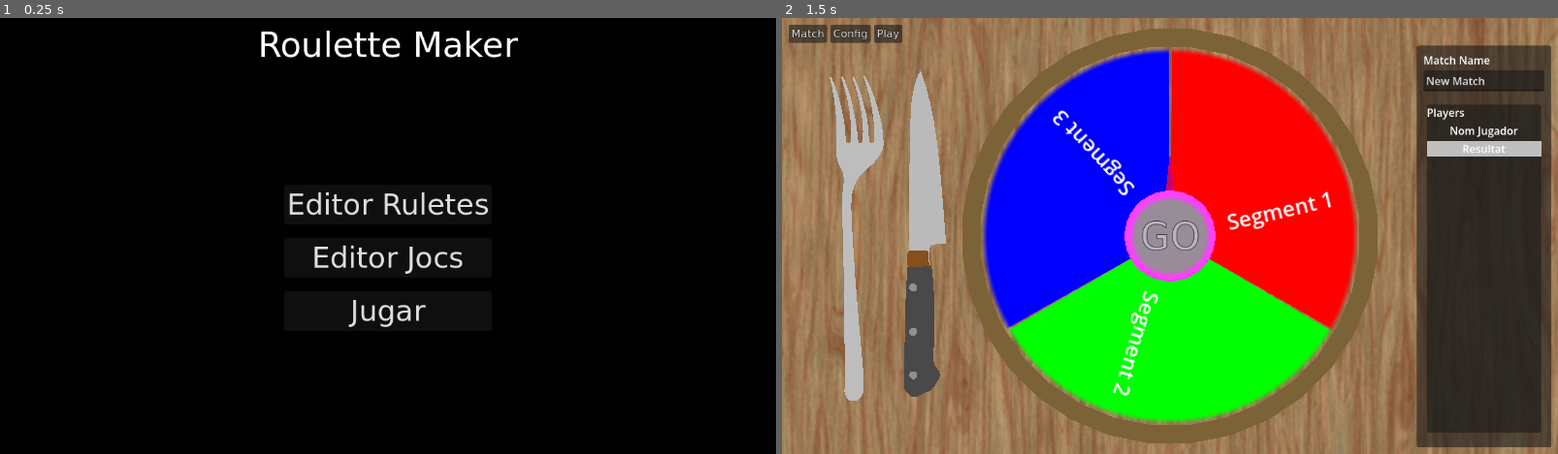
Above: before the commit, frames 1-2 (left to right).
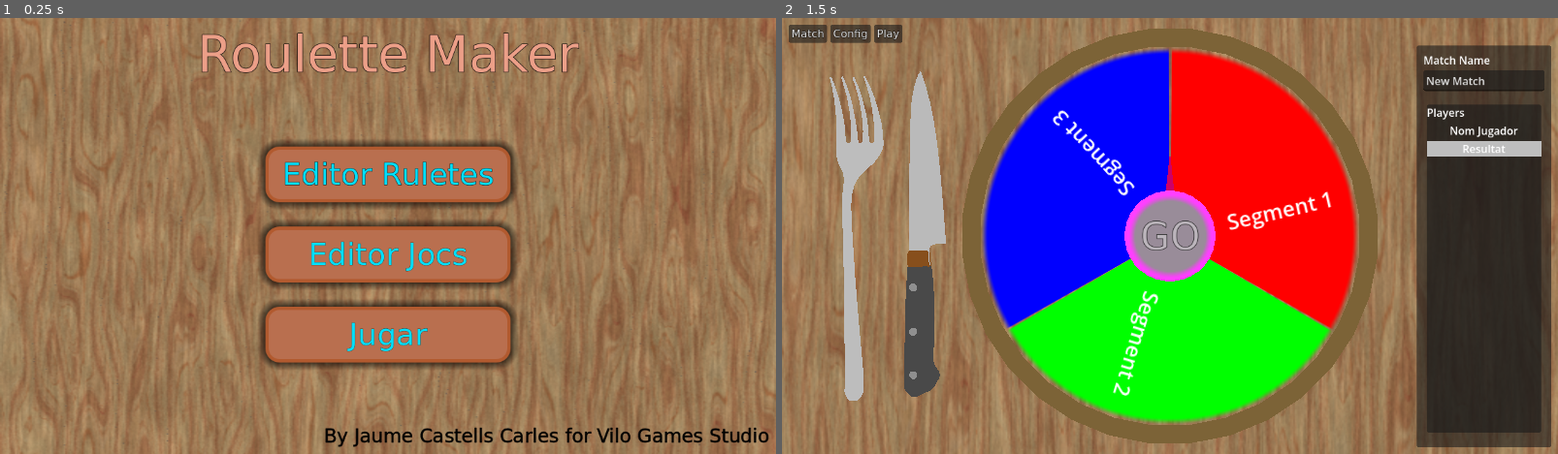
Above: after the commit, the same moments.

Repository: Zamme/vgs-custom-roulette
Game: Godot game, scene res://src/game_manager.tscn
Two runs of this game, one before a commit and one after it. Both use one fixed random seed, a clock stepped at 60 frames per second and the inputs below.
Inputs:
- Up to frame 1 (0.25 s): no input
- Up to frame 2 (1.5 s): click "Jugar" at 0.5 s; tap Enter at 1.25 s

The runs differ from the first frame. In frame 1, 100% of the frame differs, in the area x 0-100%, y 0-100%; in frame 2, nothing differs.

Commit message:
main menu visually improved

Diff:
--- /dev/null
+++ b/src/styles/black_style_box_flat.tres
@@ -0,0 +1,4 @@
+[gd_resource type="StyleBoxFlat" format=3 uid="uid://bjgi4kj3wwkhg"]
+
+[resource]
+bg_color = Color(0, 0, 0, 1)
--- /dev/null
+++ b/src/styles/mainmenu_button_style_box_flat.tres
@@ -0,0 +1,18 @@
+[gd_resource type="StyleBoxFlat" format=3 uid="uid://cq0hs5hvn3dju"]
+
+[resource]
+bg_color = Color(0.72534394, 0.43687943, 0.30806056, 1)
+border_width_left = 5
+border_width_top = 5
+border_width_right = 5
+border_width_bottom = 5
+border_color = Color(0.69689834, 0.35269073, 0.18363756, 1)
+corner_radius_top_left = 20
+corner_radius_top_right = 20
+corner_radius_bottom_right = 20
+corner_radius_bottom_left = 20
+expand_margin_left = 20.0
+expand_margin_top = 10.0
+expand_margin_right = 20.0
+expand_margin_bottom = 10.0
+shadow_size = 12
--- a/src/ui/rm_main_menu_control.tscn
+++ b/src/ui/rm_main_menu_control.tscn
@@ -2,10 +2,13 @@
 
 [ext_resource type="Script" uid="uid://dw57d5ev5yuek" path="res://src/scripts/rm_main_menu_control.gd" id="1_rr8yi"]
 [ext_resource type="FontFile" uid="uid://bdrkor4sy7njn" path="res://assets/fonts/DejaVuSans.ttf" id="1_tayro"]
+[ext_resource type="Texture2D" uid="uid://coiv3r6b48is8" path="res://assets/textures/taula_fusta_albedo.png" id="2_gq8xa"]
 [ext_resource type="Script" uid="uid://dnq2qg8vi7qb2" path="res://src/scripts/crear_ruleta_button.gd" id="3_michw"]
+[ext_resource type="StyleBox" uid="uid://cq0hs5hvn3dju" path="res://src/styles/mainmenu_button_style_box_flat.tres" id="4_6da72"]
+[ext_resource type="AudioStream" uid="uid://dbnsuxn3gxynx" path="res://assets/audio/music_01.mp3" id="4_sbeu1"]
 
-[sub_resource type="StyleBoxFlat" id="StyleBoxFlat_38vqq"]
-bg_color = Color(0, 0, 0, 1)
+[sub_resource type="StyleBoxTexture" id="StyleBoxTexture_6da72"]
+texture = ExtResource("2_gq8xa")
 
 [node name="RM_Main_Menu_Control" type="Control" unique_id=402477359]
 layout_mode = 3
@@ -23,7 +26,7 @@
 anchor_bottom = 1.0
 grow_horizontal = 2
 grow_vertical = 2
-theme_override_styles/panel = SubResource("StyleBoxFlat_38vqq")
+theme_override_styles/panel = SubResource("StyleBoxTexture_6da72")
 
 [node name="MarginContainer" type="MarginContainer" parent="PanelContainer" unique_id=406163549]
 layout_mode = 2
@@ -34,41 +37,86 @@
 
 [node name="VBoxContainer" type="VBoxContainer" parent="PanelContainer/MarginContainer" unique_id=600662649]
 layout_mode = 2
+alignment = 1
 
-[node name="Label" type="Label" parent="PanelContainer/MarginContainer/VBoxContainer" unique_id=603459675]
+[node name="TitleLabel" type="Label" parent="PanelContainer/MarginContainer/VBoxContainer" unique_id=603459675]
 layout_mode = 2
 size_flags_horizontal = 4
 size_flags_vertical = 0
+theme_override_colors/font_color = Color(0.9247064, 0.62150097, 0.5336326, 1)
+theme_override_colors/font_outline_color = Color(0, 0, 0, 1)
+theme_override_constants/outline_size = 3
+theme_override_constants/shadow_outline_size = 2
 theme_override_fonts/font = ExtResource("1_tayro")
-theme_override_font_sizes/font_size = 51
+theme_override_font_sizes/font_size = 75
 text = "Roulette Maker"
+horizontal_alignment = 1
+vertical_alignment = 1
 
 [node name="VBoxContainer" type="VBoxContainer" parent="PanelContainer/MarginContainer/VBoxContainer" unique_id=1135595757]
 layout_mode = 2
 size_flags_horizontal = 4
 size_flags_vertical = 6
-theme_override_constants/separation = 20
+theme_override_constants/separation = 56
 
 [node name="EditorRuletaButton" type="Button" parent="PanelContainer/MarginContainer/VBoxContainer/VBoxContainer" unique_id=684026686]
 layout_mode = 2
+theme_override_colors/font_color = Color(2.887845e-06, 0.8799262, 0.9887685, 1)
+theme_override_colors/font_outline_color = Color(0, 0, 0, 1)
+theme_override_constants/outline_size = 2
 theme_override_fonts/font = ExtResource("1_tayro")
-theme_override_font_sizes/font_size = 43
+theme_override_font_sizes/font_size = 45
+theme_override_styles/normal = ExtResource("4_6da72")
+theme_override_styles/pressed = ExtResource("4_6da72")
+theme_override_styles/hover = ExtResource("4_6da72")
+theme_override_styles/hover_pressed = ExtResource("4_6da72")
+theme_override_styles/focus = ExtResource("4_6da72")
 text = "Editor Ruletes"
 script = ExtResource("3_michw")
 
 [node name="EditorJocsButton" type="Button" parent="PanelContainer/MarginContainer/VBoxContainer/VBoxContainer" unique_id=652225381]
 layout_mode = 2
+theme_override_colors/font_color = Color(2.887845e-06, 0.8799262, 0.9887685, 1)
+theme_override_colors/font_outline_color = Color(0, 0, 0, 1)
+theme_override_constants/outline_size = 1
 theme_override_fonts/font = ExtResource("1_tayro")
-theme_override_font_sizes/font_size = 43
+theme_override_font_sizes/font_size = 45
+theme_override_styles/normal = ExtResource("4_6da72")
+theme_override_styles/pressed = ExtResource("4_6da72")
+theme_override_styles/hover = ExtResource("4_6da72")
+theme_override_styles/hover_pressed = ExtResource("4_6da72")
+theme_override_styles/focus = ExtResource("4_6da72")
 text = "Editor Jocs"
 script = ExtResource("3_michw")
 
 [node name="JugarButton" type="Button" parent="PanelContainer/MarginContainer/VBoxContainer/VBoxContainer" unique_id=48228315]
 layout_mode = 2
+theme_override_colors/font_color = Color(2.887845e-06, 0.8799262, 0.9887685, 1)
+theme_override_colors/font_outline_color = Color(0, 0, 0, 1)
+theme_override_constants/outline_size = 1
 theme_override_fonts/font = ExtResource("1_tayro")
-theme_override_font_sizes/font_size = 43
+theme_override_font_sizes/font_size = 45
+theme_override_styles/normal = ExtResource("4_6da72")
+theme_override_styles/pressed = ExtResource("4_6da72")
+theme_override_styles/hover = ExtResource("4_6da72")
+theme_override_styles/hover_pressed = ExtResource("4_6da72")
+theme_override_styles/focus = ExtResource("4_6da72")
 text = "Jugar"
 script = ExtResource("3_michw")
+
+[node name="ByLabel" type="Label" parent="PanelContainer/MarginContainer/VBoxContainer" unique_id=1902142316]
+layout_mode = 2
+theme_override_colors/font_color = Color(0, 0, 0, 1)
+theme_override_constants/outline_size = 1
+theme_override_fonts/font = ExtResource("1_tayro")
+theme_override_font_sizes/font_size = 28
+text = "By Jaume Castells Carles for Vilo Games Studio"
+horizontal_alignment = 2
+vertical_alignment = 1
+
+[node name="AudioStreamPlayer" type="AudioStreamPlayer" parent="." unique_id=1147313146]
+stream = ExtResource("4_sbeu1")
+autoplay = true
 
 [connection signal="button_up" from="PanelContainer/MarginContainer/VBoxContainer/VBoxContainer/EditorRuletaButton" to="." method="_on_crear_ruleta_button_button_up"]
 [connection signal="button_up" from="PanelContainer/MarginContainer/VBoxContainer/VBoxContainer/EditorJocsButton" to="." method="_on_editor_jocs_button_button_up"]
